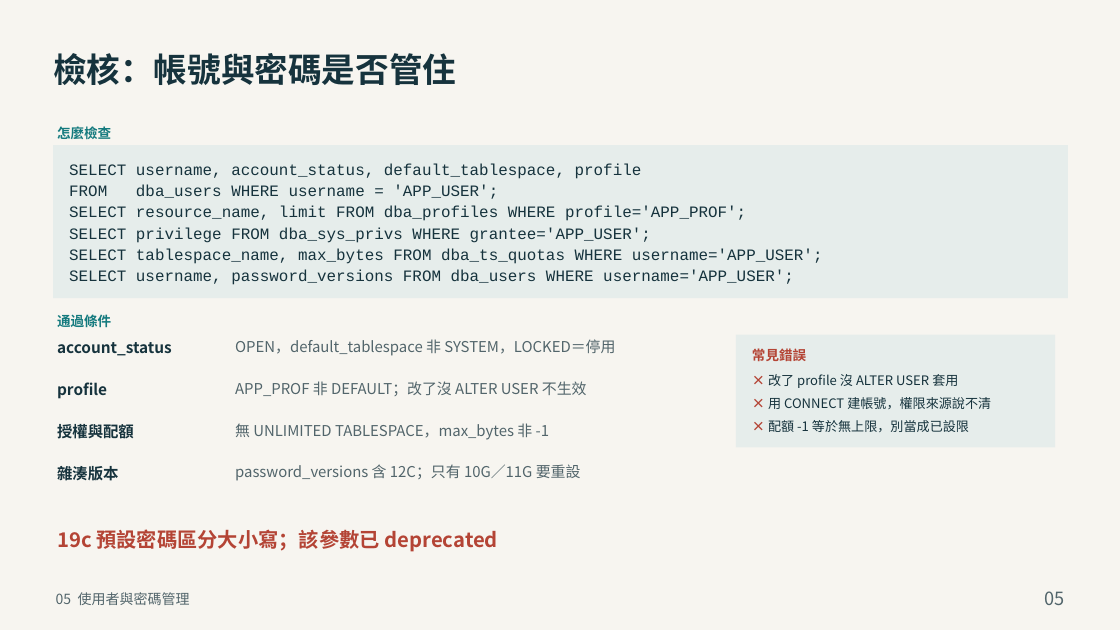
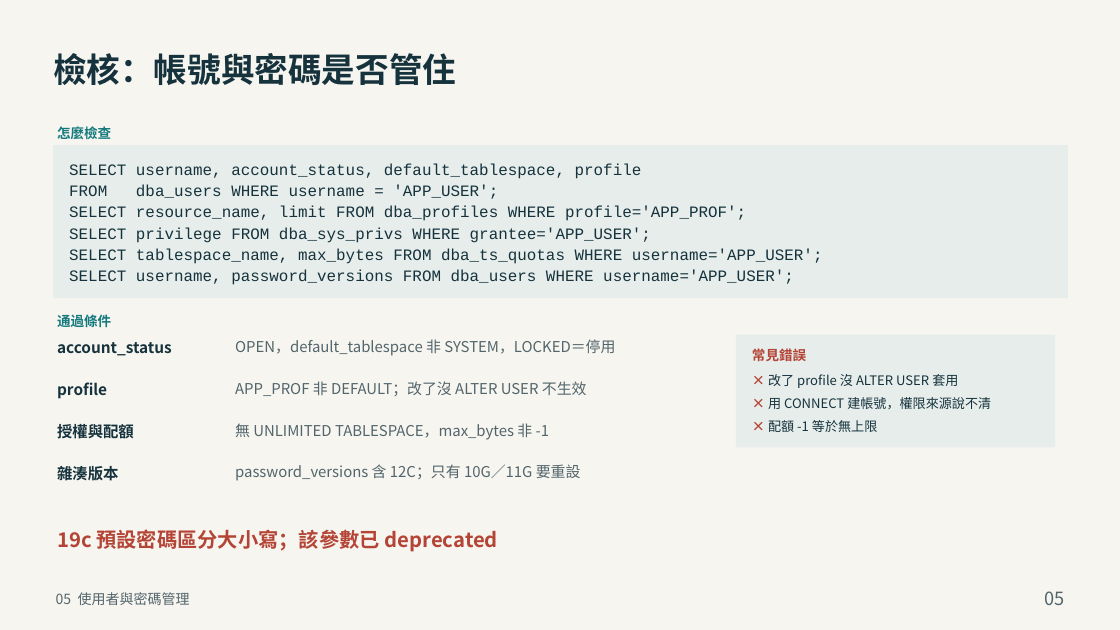
Before and after one commit to YouAreTheBlueSky/Oracle-DBA-Training-Docs, a slide deck: slide 5 of deliver_beginner/05_Oracle_DBA_安全性管理.pptx. Drawn at 1120x630 pixels with LibreOffice and Linux fonts; fonts in the diff are those of the drawing. Boxes give left, top, right and bottom in pixels: in the first picture for what was removed or moved away, otherwise in the second. Text is boxed around its words. In the diff, an @@ line names an element or a change of style, - is before the commit and + after.

```diff
--- a/deliver_beginner/05_Oracle_DBA_安全性管理.pptx
+++ b/deliver_beginner/05_Oracle_DBA_安全性管理.pptx
@@ text at (x1=768, y1=420, x2=877, y2=432): text changed @@
-× 配額 -1 等於無上限，別當成已設限
+× 配額 -1 等於無上限
```
Also in this commit, not shown: 4 other slides changed, 7 other files.
